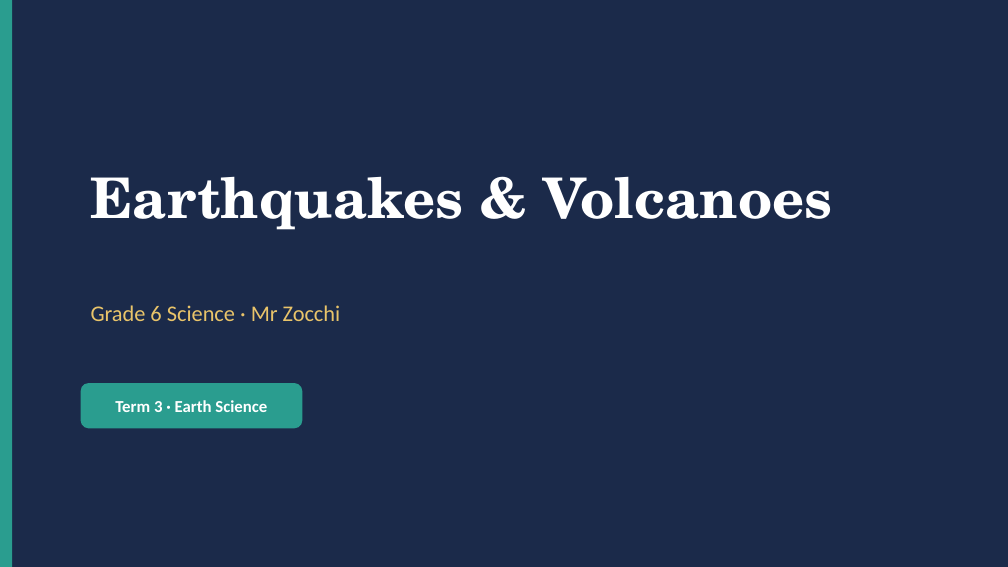
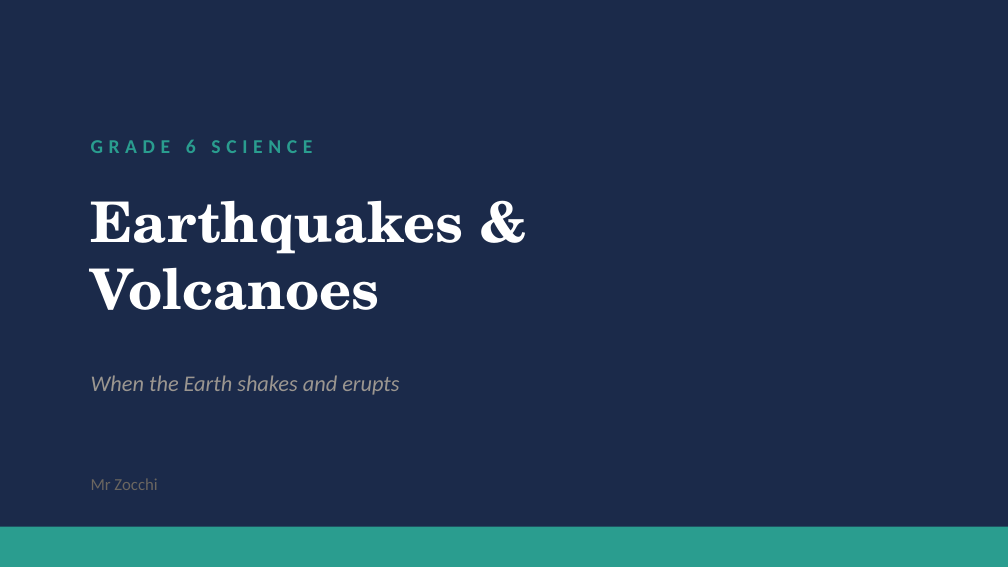
Before and after one commit to briscorey/mrzocchi, a slide deck: slide 1 of static/ppts/G6_Sci_Earthquakes_Volcanoes.pptx. Drawn at 1008x567 pixels with LibreOffice and Linux fonts; fonts in the diff are those of the drawing. Boxes give left, top, right and bottom in pixels: in the first picture for what was removed or moved away, otherwise in the second. Text is boxed around its words. In the diff, an @@ line names an element or a change of style, - is before the commit and + after.

```diff
--- a/static/ppts/G6_Sci_Earthquakes_Volcanoes.pptx
+++ b/static/ppts/G6_Sci_Earthquakes_Volcanoes.pptx
@@ background #1B2A4A to #FFFFFF @@
@@ rectangle: place and size @@
-rectangle at <box>0,0,12,566</box>
+rectangle at <box>0,0,1008,566</box>
@@ rectangle at <box>0,0,1008,566</box>: fill #2A9D8F to #1B2A4A @@
@@ text at <box>91,139,312,153</box>: text changed; size 16 to 14 pt; text colour #E9C46A to #2A9D8F; bold on @@
-Grade 6 Science · Mr Zocchi
+GRADE 6 SCIENCE
@@ text "Earthquakes &" at <box>91,200,464,310</box>: vertical alignment middle to top @@
@@ text at <box>91,200,464,310</box>: text changed @@
-Earthquakes & Volcanoes
+Earthquakes &
+Volcanoes
@@ rounded rectangle removed at <box>81,383,302,428</box> @@
@@ text at <box>91,375,399,395</box>: text changed; size 12 to 16 pt; text colour #FFFFFF to #9B9690; bold off; italic on @@
-Term 3 · Earth Science
+When the Earth shakes and erupts
@@ text added at <box>91,478,157,490</box>, 12 pt, text #6B6660 @@
+Mr Zocchi
@@ rectangle added at <box>0,526,1008,566</box>, fill #2A9D8F @@
```
Also in this commit, not shown: 9 slides added, 4 slides removed, 27 other files.
